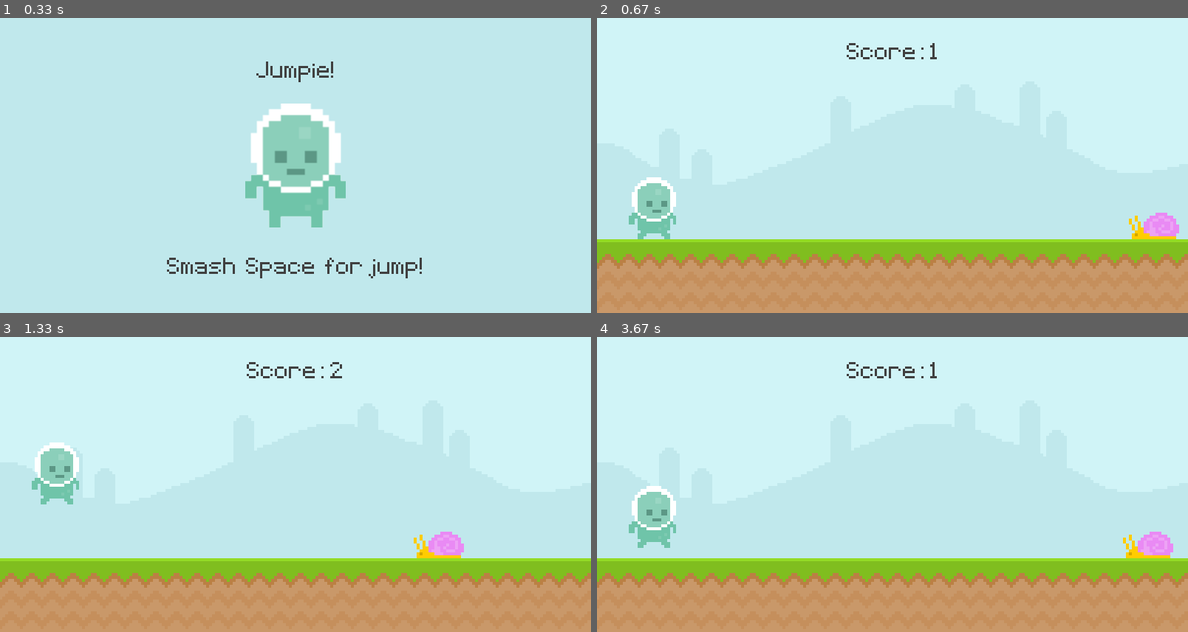
Above: before the commit, frames 1-4 (two rows, left to right).
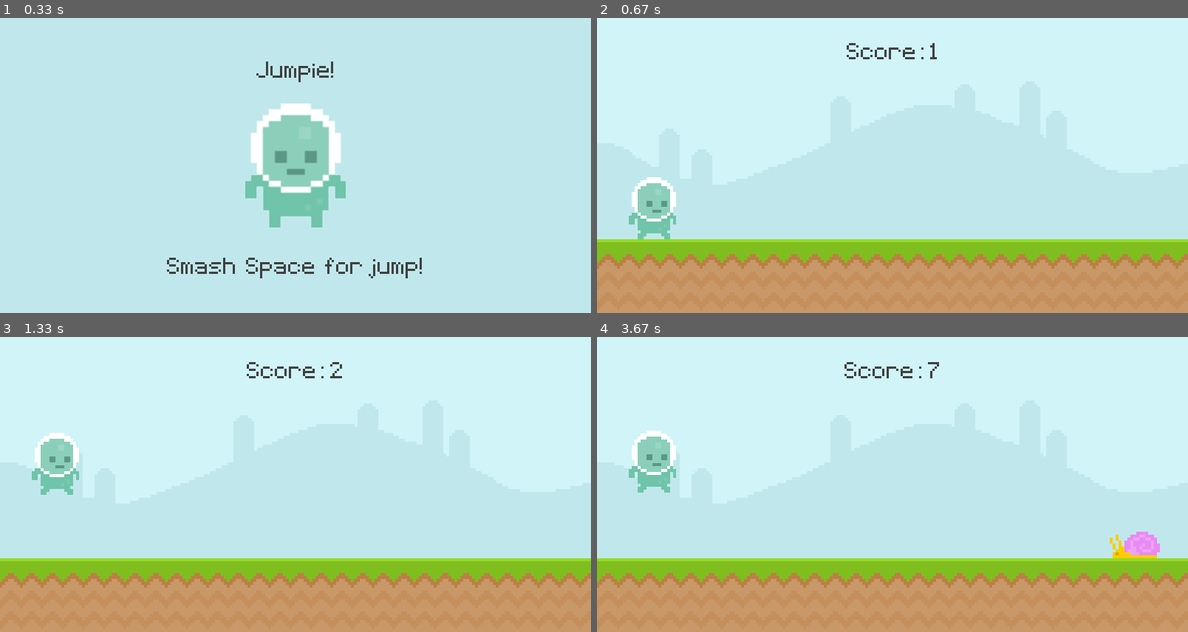
Above: after the commit, the same moments.

Repository: BorisKlco/pygame.Jumpie
Game: pygame game, started from main.py
Same seed, same stepped clock (60 frames per second), same inputs: the game is played once before the commit and once after it.
Inputs:
- Up to frame 1 (0.33 s): no input
- Up to frame 2 (0.67 s): tap Space at 0.33 s
- Up to frame 3 (1.33 s): tap Space at 0.67, 1.07 s
- Up to frame 4 (3.67 s): tap Space at 1.37, 1.9, 2.2, 2.4, 2.7, 2.97, 3.3, 3.6 s

Frame 1 is identical in both runs. In frame 2, 0.6% of the frame differs, in the area x 90-99%, y 66-75%; in frame 3, 1.6%; in frame 4, 3.3%, in the area x 5-98%, y 8-75%.

Commit message:
enemySpawn "logic"

Diff:
--- a/main.py
+++ b/main.py
@@ -1,5 +1,6 @@
 import pygame
 from sys import exit
+from random import randint
 
 
 def display_score():
@@ -8,6 +9,24 @@
     scoreBox = score.get_rect(center=(400, 50))
     screen.blit(score, scoreBox)
     return current_time_ms
+
+
+def enemyMovement(enemyList):
+    if enemyList:
+        for enemy in enemyList:
+            enemy.x -= 4
+
+            if enemy.bottom == 175:
+                screen.blit(flySur, enemy)
+            else:
+                screen.blit(snailSur, enemy)
+
+        enemyList = [
+            seenEnemy for seenEnemy in enemyList if seenEnemy.right > 0
+        ]
+        return enemyList
+    else:
+        return []
 
 
 pygame.init()
@@ -31,7 +50,9 @@
 instructionTextBox = instructionText.get_rect(center=(400, 350))
 
 snailSur = pygame.image.load("assets/snail/snail1.png").convert_alpha()
-snailBox = snailSur.get_rect(bottomleft=(800, 300))
+flySur = pygame.image.load("assets/fly/Fly1.png").convert_alpha()
+
+enemyList = []
 
 playerSur = pygame.image.load(
     "assets/player/player_walk_1.png").convert_alpha()
@@ -40,6 +61,9 @@
     'assets/player/player_stand.png').convert_alpha()
 playerStand = pygame.transform.rotozoom(playerStand, 0, 2)
 playerStandBox = playerStand.get_rect(center=(400, 200))
+
+customEventTimer = pygame.USEREVENT + 1
+pygame.time.set_timer(customEventTimer, 2000)
 
 while True:
     for event in pygame.event.get():
@@ -50,24 +74,33 @@
             if gameActive == True:
                 if jumpCount < 2:
                     if event.key == pygame.K_SPACE:
-                        playerGrav = -4
+                        playerGrav = -5
                         jumpCount += 1
             else:
                 if event.key == pygame.K_SPACE:
                     gameActive = True
                     gameTime = int(pygame.time.get_ticks() / 500)
 
+        if event.type == customEventTimer and gameActive == True:
+            if randint(0, 2):
+                enemyList.append(
+                    snailSur.get_rect(bottomleft=(randint(800, 1100), 300)))
+            else:
+                enemyList.append(
+                    flySur.get_rect(bottomleft=(randint(1200, 1600), 175)))
+
     if gameActive == True:
         screen.blit(skySur, (0, 0))
         screen.blit(groundSur, (0, 300))
         finalScore = display_score()
+        enemyList = enemyMovement(enemyList)
 
-        snailBox.x -= 4
-        if snailBox.right <= 0:
-            snailBox.left = 800
-        screen.blit(snailSur, snailBox)
+        #     snailBox.x -= 4
+        #    if snailBox.right <= 0:
+        #         snailBox.left = 800
+        #      screen.blit(snailSur, snailBox)
 
-        playerGrav += 0.20
+        playerGrav += 0.25
         playerBox.y += playerGrav
         if playerBox.bottom >= 300:
             playerGrav = 0
@@ -75,10 +108,11 @@
             playerBox.bottom = 300
         screen.blit(playerSur, playerBox)
 
-        if snailBox.colliderect(playerBox):
-            gameActive = False
-            snailBox.left = 800
-            playerBox.bottom = 300
+    #   if snailBox.colliderect(playerBox):
+    #       gameActive = False
+    #       snailBox.left = 800
+    #       playerBox.bottom = 300
+
     else:
         screen.fill(mainColor)
         screen.blit(playerStand, playerStandBox)
